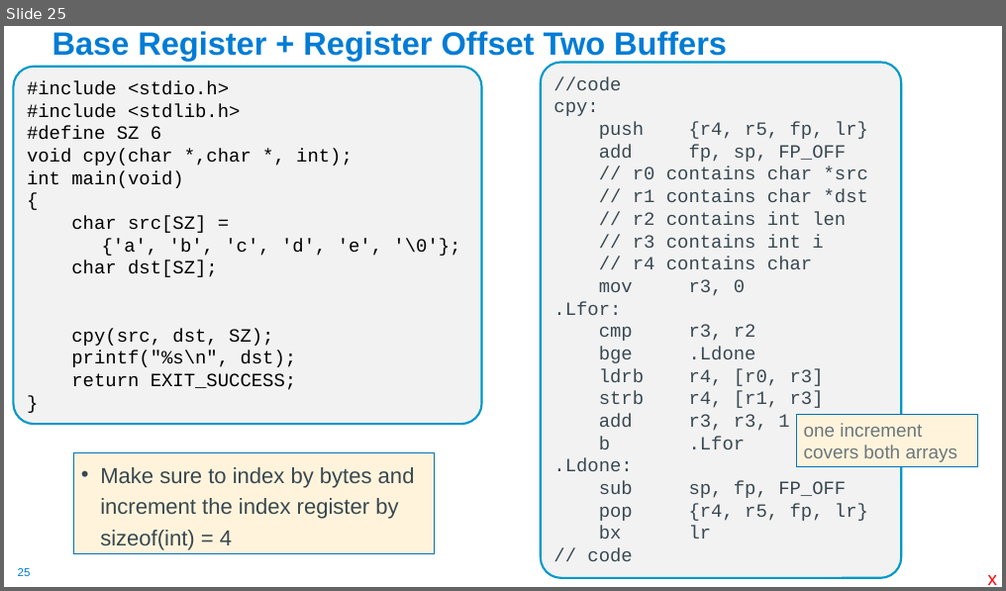
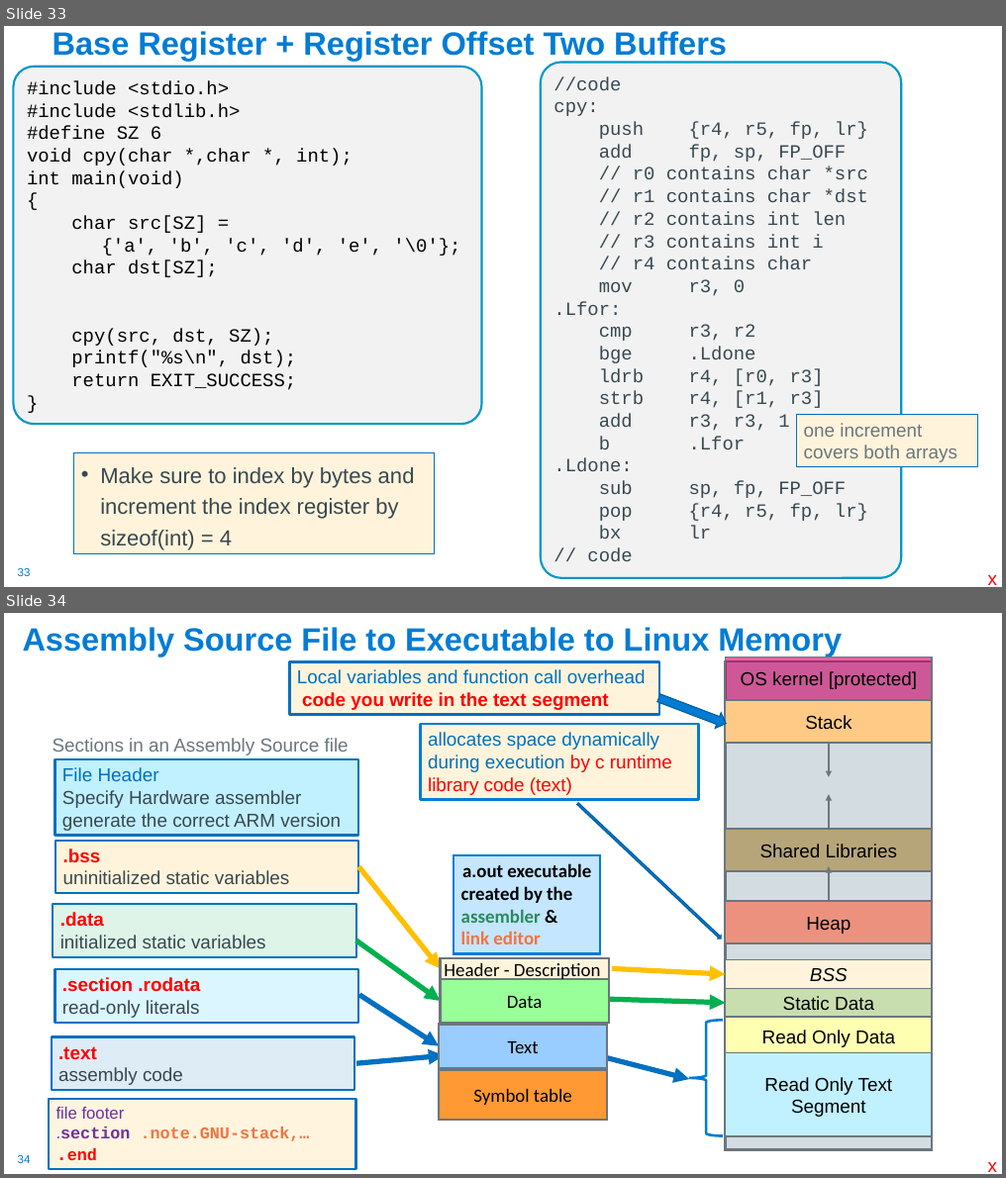
Before and after one commit to cse30-fa22/Muller_CSE30_Lecture_Slides, a slide deck: 08_Assm_Part3.pptx. Shown one above the other, each under a label of ours: slide 25 before the commit, slides 33 and 34 after it. The pictures are 1006x591 and 1006x1178 pixels, drawn with LibreOffice and Linux fonts; fonts in the diff are those of the drawing. Boxes give left, top, right and bottom in pixels: in the first picture for what was removed or moved away, otherwise in the second. Text is boxed around its words. In the diff, an @@ line names an element or a change of style, - is before the commit and + after.

```diff
--- a/08_Assm_Part3.pptx
+++ b/08_Assm_Part3.pptx
@@ slide 34 added at (x1=4, y1=613, x2=1002, y2=1174), background #FFFFFF; not listed: 1 template element that a slide beside it also shows @@
@@ title added at (x1=23, y1=627, x2=842, y2=657), 31 pt, text #007CD5, bold @@
+Assembly Source File to Executable to Linux Memory
@@ rectangle added at (x1=290, y1=662, x2=659, y2=715), fill #FFF4DB, outline #0070C0 2.75 pt, 18 pt, text #0070C0 @@
+Local variables and function call overhead
+code you write in the text segment
@@ right arrow added at (x1=656, y1=690, x2=730, y2=731), fill #007CD5, outline #005C9E 1 pt @@
@@ rectangle added at (x1=420, y1=724, x2=699, y2=799), fill #FFF4DB, outline #007CD5 2.25 pt, 18 pt, text #0070C0 @@
+allocates space dynamically during execution by c runtime library code (text)
@@ text added at (x1=53, y1=738, x2=349, y2=756), 18 pt, text #6B767D @@
+Sections in an Assembly Source file
@@ rectangle added at (x1=54, y1=760, x2=358, y2=836), fill #C1F0FF, outline #0070C0 2 pt, 18 pt, text #384851 @@
+File Header
+Specify Hardware assembler generate the correct ARM version
@@ right arrow added at (x1=576, y1=802, x2=723, y2=941), fill #007CD5, outline #005C9E 1 pt, 18 pt, text #FFFFFF @@
+`
@@ rectangle added at (x1=55, y1=841, x2=358, y2=894), fill #FFF4DB, outline #0070C0 2 pt, 18 pt, text #384851 @@
+.bss
+uninitialized static variables
@@ arrow added from (358, 866) to (441, 968), #FFC000 5 pt @@
@@ group added at (x1=726, y1=658, x2=933, y2=1151): 7 rectangles, 3 arrows @@
+OS kernel [protected]
+Stack
+Heap
+Static Data
+Shared Libraries
+Read Only Data
@@ rectangle added at (x1=53, y1=904, x2=355, y2=958), fill #00B050 at 13% opacity, outline #0070C0 2 pt, 18 pt, text #384851 @@
+.data
+initialized static variables
@@ arrow added from (356, 941) to (441, 1001), #00B050 5 pt @@
@@ group added at (x1=439, y1=856, x2=726, y2=1137): 5 rectangles, 3 arrows, 1 left brace @@
+Text
+Symbol table
+Data
+a.out executable
+created by the assembler &
+link editor
+Header - Description
@@ rectangle added at (x1=726, y1=960, x2=933, y2=989), fill #FFF4DB, outline #6B767D 1.5 pt, 18 pt, text #000000, italic @@
+BSS
@@ rectangle added at (x1=54, y1=970, x2=358, y2=1023), fill #C1F0FF at 56% opacity, outline #0070C0 2 pt, 18 pt, text #384851 @@
+.section .rodata
+read-only literals
@@ arrow added from (359, 995) to (439, 1047), #0070C0 5 pt @@
@@ rectangle added at (x1=52, y1=1038, x2=354, y2=1090), fill #0070C0 at 13% opacity, outline #0070C0 2 pt, 18 pt, text #384851 @@
+.text
+assembly code
@@ arrow added from (356, 1063) to (445, 1057), #0070C0 5 pt @@
@@ rectangle added at (x1=726, y1=1054, x2=933, y2=1137), fill #C1F0FF, outline #6B767D 1.5 pt, 18 pt, text #000000 @@
+Read Only Text Segment
@@ rectangle added at (x1=49, y1=1099, x2=356, y2=1169), fill #FFF4DB at 88% opacity, outline #0070C0 2 pt, 16 pt, text #7030A0, bold @@
+file footer
+.section .note.GNU-stack,…
+.end
@@ text added at (x1=988, y1=1162, x2=997, y2=1172), 18 pt, text #FF0000 @@
+x
@@ what was slide 25 is now slide 33 @@
@@ page number at (x1=18, y1=569, x2=31, y2=576): text changed @@
-25
+33
```
Also in this commit, not shown: 13 slides changed, 14 other slides added, 1 slide removed, 1 other file.
